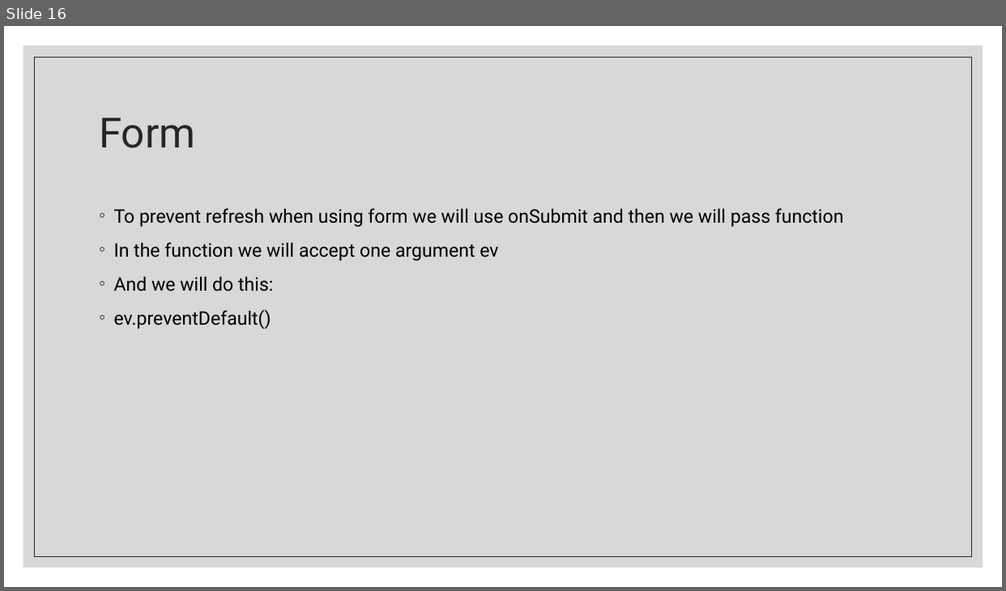
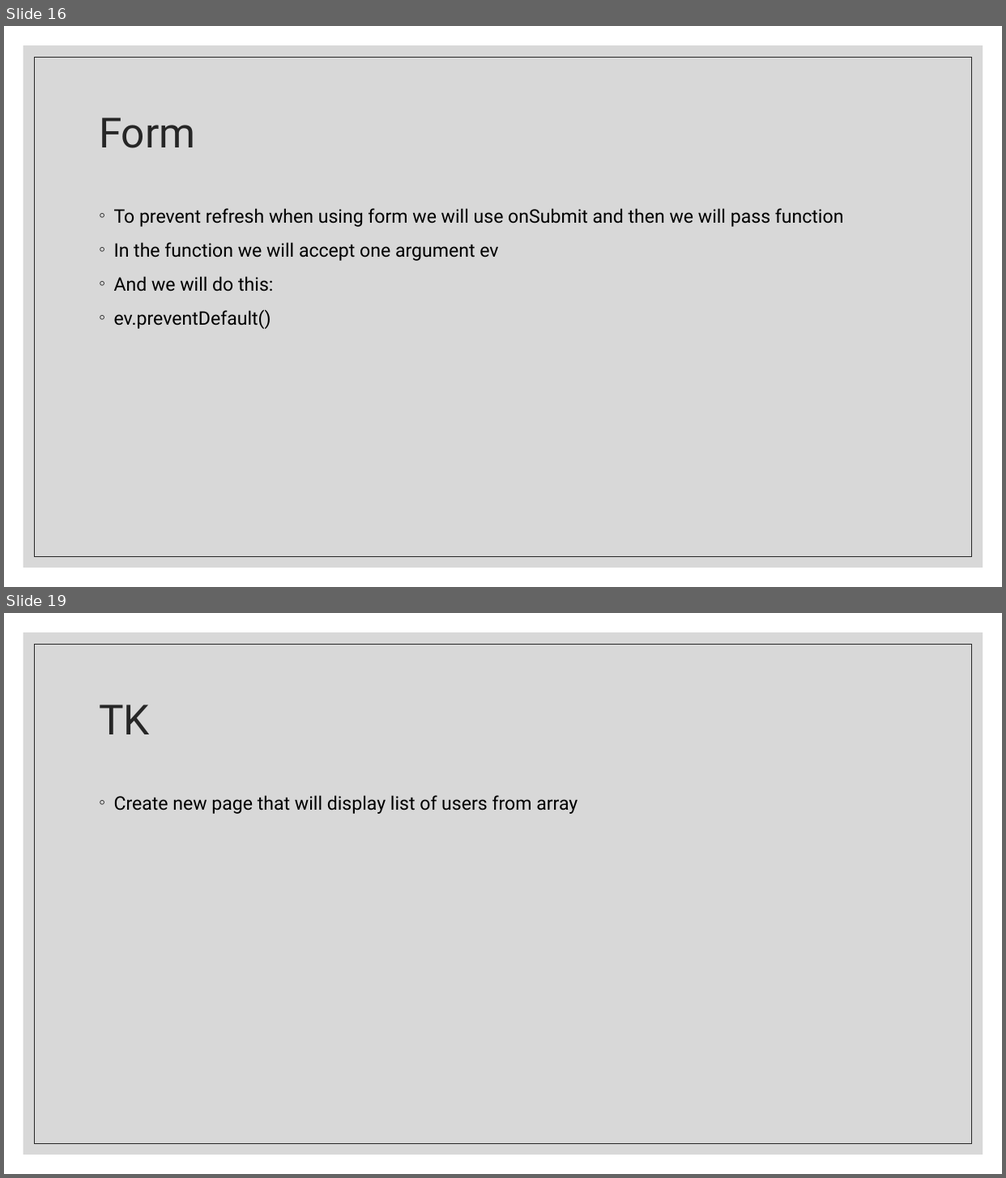
Before and after one commit to Rlss91/ht_W011121MR_morning_first-project, a slide deck: docs/React.pptx. Shown one above the other, each under a label of ours: slide 16 before the commit, slides 16 and 19 after it; the slides between them are not shown. The pictures are 1006x591 and 1006x1178 pixels, drawn with LibreOffice and Linux fonts; fonts in the diff are those of the drawing. Boxes give left, top, right and bottom in pixels: in the first picture for what was removed or moved away, otherwise in the second. Text is boxed around its words. In the diff, an @@ line names an element or a change of style, - is before the commit and + after.

```diff
--- a/docs/React.pptx
+++ b/docs/React.pptx
@@ slide 19 added at <box>4,613,1002,1174</box>, background #FFFFFF; not listed: 2 template elements that a slide beside it also shows @@
@@ title added at <box>99,705,150,735</box>, 40 pt, text #262626 @@
+TK
@@ text added at <box>114,795,577,814</box>, 18 pt, text #000000 @@
+◦ Create new page that will display list of users from array
```
Also in this commit, not shown: 1 slide changed, 5 other slides added, 5 other files.
